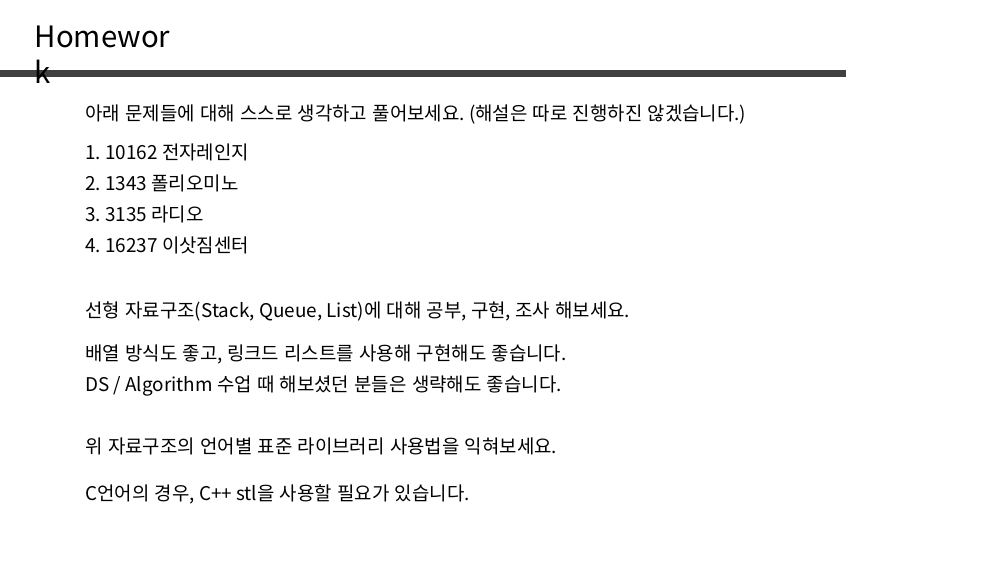
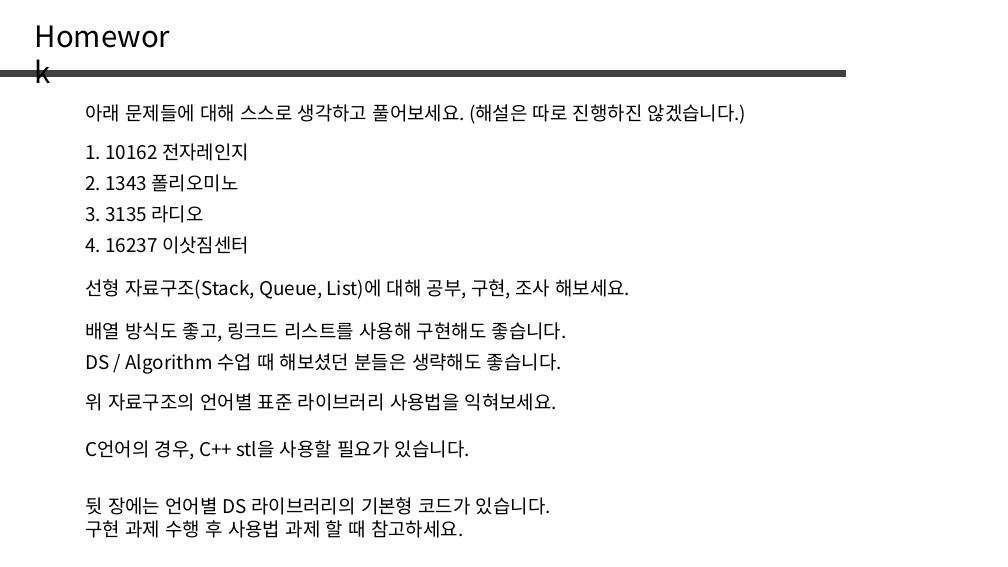
Before and after one commit to jaehoo1/PS-study, a slide deck: slide 39 of study/6_Greedy.pptx (slide 36 before the commit). Drawn at 1008x567 pixels with LibreOffice and Linux fonts; fonts in the diff are those of the drawing. Boxes give left, top, right and bottom in pixels: in the first picture for what was removed or moved away, otherwise in the second. Text is boxed around its words. In the diff, an @@ line names an element or a change of style, - is before the commit and + after.

```diff
--- a/study/6_Greedy.pptx
+++ b/study/6_Greedy.pptx
@@ 3 texts: place and size @@
-3 texts at [85, 301, 630, 396]
+3 texts at [85, 279, 630, 374]
@@ text "위 자료구조의 언어별 표준 라이브러리 ...": place and size @@
-text "위 자료구조의 언어별 표준 라이브러리 ..." at [85, 437, 557, 455]
+text "위 자료구조의 언어별 표준 라이브러리 ..." at [85, 393, 557, 411]
@@ text "C언어의 경우, C++ stl을 사용할 ...": place and size @@
-text "C언어의 경우, C++ stl을 사용할 ..." at [85, 484, 470, 504]
+text "C언어의 경우, C++ stl을 사용할 ..." at [85, 440, 470, 460]
@@ text added at [85, 497, 551, 538], 18 pt, text #000000 @@
+뒷 장에는 언어별 DS 라이브러리의 기본형 코드가 있습니다.
+구현 과제 수행 후 사용법 과제 할 때 참고하세요.
```
Also in this commit, not shown: 2 other slides changed, 3 slides added.
